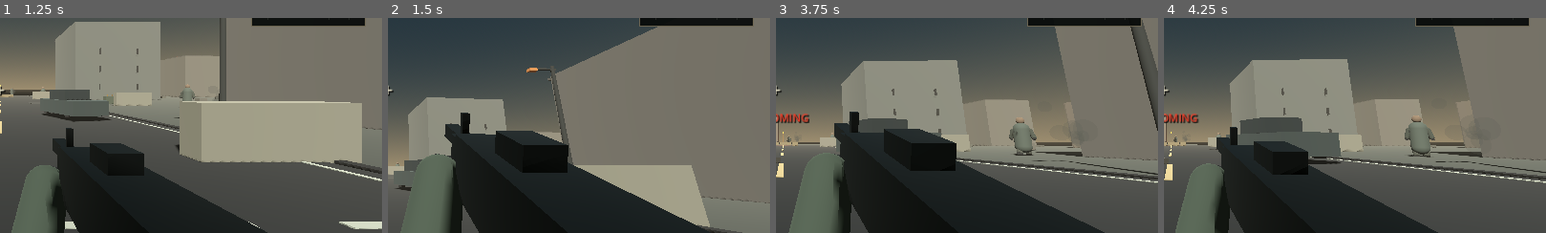
Above: before the commit, frames 1-4 (left to right).
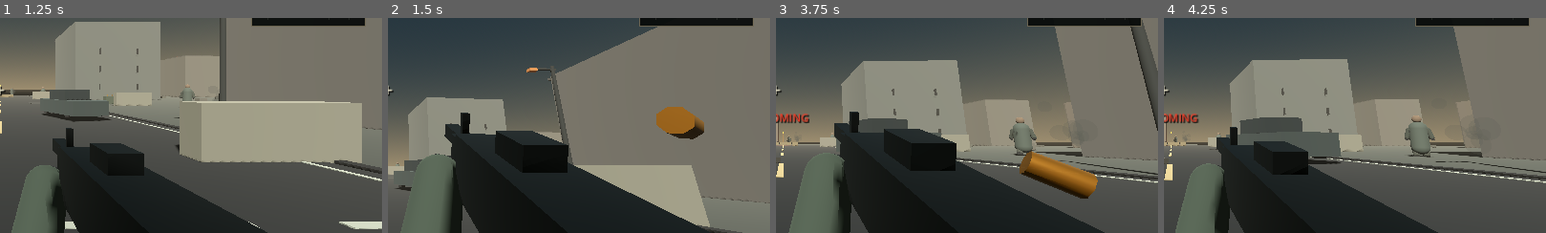
Above: after the commit, the same moments.

Repository: Liladizilla/operation-blackout
Game: Godot game, scene res://scenes/main.tscn
The game is run twice, just before and just after one commit, with the same random seed, the same clock (stepped at 60 frames per second) and the same inputs.
Inputs (mouse positions are % of the whole screen's width and height, from its top left):
- Up to frame 1 (1.25 s): click "DEPLOY / BEGIN OPERATION" at 0.5 s
- Up to frame 2 (1.5 s): tap Enter at 1.25 s; move the mouse to (55, 50) at 1.27 s; hold W (move_forward) from 1.28 s (still down); tap Ctrl (crouch) at 1.35 s; click (55, 50) at 1.42 s
- Up to frame 3 (3.75 s): keep holding W (move_forward); tap Space (jump) at 1.52, 2.27 s; move the mouse to (45, 50) at 2.02 s; tap F (interact) at 2.1 s; move the mouse to (52, 48) at 2.77 s; tap Z (prone) at 2.85 s; move the mouse to (49, 52) at 3.52 s; tap Shift (sprint) at 3.6 s; click (49, 52) at 3.67 s
- Up to frame 4 (4.25 s): keep holding W (move_forward); tap Space (jump) at 3.77 s
The pictures show only the part of the screen within x 50-100%, y 33-83%; the shares and areas given below are measured in that part.

Frame 1 is identical in both runs. In frame 2, 1.4% of the frame differs, in the area x 70-83%, y 41-57%; in frame 3, 2.4%, in the area x 63-85%, y 61-84%; in frame 4, nothing differs.

Commit message:
Add spent casings and bounded bullet impact marks
Eject lightweight brass casings on rifle fire and add capped, fading bullet impact marks on solid surfaces. Include lifetime, collision, placement, and effect-budget regression tests.

Diff:
--- /dev/null
+++ b/scripts/bullet_impact.gd
@@ -0,0 +1,42 @@
+extends MeshInstance3D
+
+const DEFAULT_LIFETIME := 12.0
+
+var lifetime := DEFAULT_LIFETIME
+var initial_lifetime := DEFAULT_LIFETIME
+var impact_color := Color(0.075, 0.068, 0.052, 0.92)
+var impact_material: StandardMaterial3D
+
+func _ready() -> void:
+    add_to_group("bullet_impacts")
+    cast_shadow = GeometryInstance3D.SHADOW_CASTING_SETTING_OFF
+
+func configure(hit_position: Vector3, hit_normal: Vector3) -> void:
+    var normal := hit_normal.normalized() if hit_normal.length_squared() > 0.01 else Vector3.UP
+    var width := randf_range(0.065, 0.11)
+    var mark_mesh := BoxMesh.new()
+    mark_mesh.size = Vector3(width, width * randf_range(0.65, 0.95), 0.008)
+    mesh = mark_mesh
+
+    impact_material = StandardMaterial3D.new()
+    impact_material.shading_mode = BaseMaterial3D.SHADING_MODE_UNSHADED
+    impact_material.transparency = BaseMaterial3D.TRANSPARENCY_ALPHA
+    impact_material.cull_mode = BaseMaterial3D.CULL_DISABLED
+    impact_material.albedo_color = impact_color
+    impact_material.roughness = 1.0
+    material_override = impact_material
+
+    global_position = hit_position + normal * 0.012
+    var up := Vector3.UP
+    if absf(normal.dot(up)) > 0.96:
+        up = Vector3.FORWARD
+    look_at(global_position + normal, up)
+
+func _process(delta: float) -> void:
+    lifetime = maxf(0.0, lifetime - delta)
+    if is_instance_valid(impact_material):
+        var alpha := clampf(lifetime / initial_lifetime, 0.0, 1.0) * impact_color.a
+        impact_material.albedo_color = Color(impact_color.r, impact_color.g, impact_color.b, alpha)
+    if lifetime <= 0.0:
+        remove_from_group("bullet_impacts")
+        queue_free()
--- a/scripts/player.gd
+++ b/scripts/player.gd
@@ -9,6 +9,10 @@
 const MAG_SIZE := 30
 const MAX_STAMINA := 8.0
 const STAMINA_REGEN_DELAY := 1.0
+const SPENT_CASING_SCRIPT = preload("res://scripts/spent_casing.gd")
+const BULLET_IMPACT_SCRIPT = preload("res://scripts/bullet_impact.gd")
+const MAX_SPENT_CASINGS := 8
+const MAX_BULLET_IMPACTS := 12
 const STAMINA_REGEN_RATE := 1.4
 
 var camera_pivot: Node3D
@@ -381,6 +385,7 @@
     if is_instance_valid(active_scene) and active_scene.has_method("report_noise"):
         active_scene.report_noise(global_position, 58.0, "GUNSHOT", self)
     ammo -= 1
+    _spawn_spent_casing()
     fire_cooldown = 0.095
     recoil = 0.055 if ads else 0.09
     weapon_root.rotation.y = randf_range(-0.018, 0.018)
@@ -410,6 +415,8 @@
             var killed: bool = damage_target.take_damage(34.0, hit.get("position", to), headshot)
             if hud and hud.has_method("flash_hitmarker"):
                 hud.flash_hitmarker(killed, headshot)
+        if not confirmed_hit and collider is StaticBody3D:
+            _spawn_bullet_impact(hit.get("position", to), hit.get("normal", Vector3.UP))
         _impact_spark(hit.get("position", to), hit.get("normal", Vector3.UP))
     var scene := get_tree().current_scene
     if is_instance_valid(scene) and scene.has_method("register_shot"):
@@ -421,6 +428,78 @@
     muzzle_flash_timer = 0.045
     if hud and hud.has_method("flash_muzzle"):
         hud.flash_muzzle()
+
+func _spawn_spent_casing() -> void:
+    var active_scene := get_tree().current_scene
+    if not is_instance_valid(active_scene) or not is_instance_valid(weapon_root):
+        return
+    var existing := get_tree().get_nodes_in_group("spent_casings")
+    while existing.size() >= MAX_SPENT_CASINGS:
+        var oldest := existing.pop_front() as Node
+        if is_instance_valid(oldest):
+            oldest.remove_from_group("spent_casings")
+            oldest.queue_free()
+
+    var casing := RigidBody3D.new()
+    casing.name = "SpentCasing"
+    casing.set_script(SPENT_CASING_SCRIPT)
+    casing.mass = 0.018
+    casing.gravity_scale = 1.0
+    casing.linear_damp = 1.4
+    casing.angular_damp = 2.0
+    casing.collision_layer = 0
+    casing.collision_mask = 1
+    var physics_material := PhysicsMaterial.new()
+    physics_material.friction = 0.62
+    physics_material.bounce = 0.12
+    casing.physics_material_override = physics_material
+
+    var casing_mesh := MeshInstance3D.new()
+    casing_mesh.name = "CasingMesh"
+    var cylinder := CylinderMesh.new()
+    cylinder.top_radius = 0.025
+    cylinder.bottom_radius = 0.025
+    cylinder.height = 0.09
+    cylinder.radial_segments = 8
+    casing_mesh.mesh = cylinder
+    casing_mesh.rotation.z = PI * 0.5
+    var brass := StandardMaterial3D.new()
+    brass.albedo_color = Color(0.58, 0.39, 0.13, 1.0)
+    brass.metallic = 0.72
+    brass.roughness = 0.36
+    brass.transparency = BaseMaterial3D.TRANSPARENCY_ALPHA
+    casing_mesh.material_override = brass
+    casing.add_child(casing_mesh)
+
+    var collision := CollisionShape3D.new()
+    collision.name = "CollisionShape3D"
+    var casing_shape := CylinderShape3D.new()
+    casing_shape.radius = 0.025
+    casing_shape.height = 0.09
+    collision.shape = casing_shape
+    collision.rotation.z = PI * 0.5
+    casing.add_child(collision)
+
+    active_scene.add_child(casing)
+    casing.global_position = weapon_root.global_transform * Vector3(0.18, 0.04, 0.0)
+    casing.linear_velocity = camera.global_transform.basis.x * randf_range(1.2, 2.1) + Vector3.UP * randf_range(0.8, 1.6) + (-camera.global_transform.basis.z) * randf_range(-0.4, 0.4)
+    casing.angular_velocity = Vector3(randf_range(-18.0, 18.0), randf_range(-18.0, 18.0), randf_range(-18.0, 18.0))
+
+func _spawn_bullet_impact(pos: Vector3, normal: Vector3) -> void:
+    var active_scene := get_tree().current_scene
+    if not is_instance_valid(active_scene):
+        return
+    var existing := get_tree().get_nodes_in_group("bullet_impacts")
+    while existing.size() >= MAX_BULLET_IMPACTS:
+        var oldest := existing.pop_front() as Node
+        if is_instance_valid(oldest):
+            oldest.remove_from_group("bullet_impacts")
+            oldest.queue_free()
+    var mark := MeshInstance3D.new()
+    mark.name = "BulletImpactMark"
+    mark.set_script(BULLET_IMPACT_SCRIPT)
+    active_scene.add_child(mark)
+    mark.call("configure", pos, normal)
 
 func _impact_spark(pos: Vector3, normal: Vector3) -> void:
     var marker := MeshInstance3D.new()
--- /dev/null
+++ b/scripts/spent_casing.gd
@@ -0,0 +1,23 @@
+extends RigidBody3D
+
+const DEFAULT_LIFETIME := 3.2
+
+var lifetime := DEFAULT_LIFETIME
+var initial_lifetime := DEFAULT_LIFETIME
+var casing_material: StandardMaterial3D
+
+func _ready() -> void:
+    add_to_group("spent_casings")
+    var mesh_node := get_node_or_null("CasingMesh") as MeshInstance3D
+    if is_instance_valid(mesh_node):
+        casing_material = mesh_node.material_override as StandardMaterial3D
+
+func _process(delta: float) -> void:
+    lifetime = maxf(0.0, lifetime - delta)
+    if is_instance_valid(casing_material):
+        var alpha := clampf(lifetime / initial_lifetime, 0.0, 1.0)
+        var current := casing_material.albedo_color
+        casing_material.albedo_color = Color(current.r, current.g, current.b, alpha)
+    if lifetime <= 0.0:
+        remove_from_group("spent_casings")
+        queue_free()
--- /dev/null
+++ b/tests/test_weapon_impacts.gd
@@ -0,0 +1,93 @@
+extends SceneTree
+
+var failed := false
+var passed := 0
+
+func _initialize() -> void:
+    call_deferred("_run_tests")
+
+func _check(condition: bool, message: String) -> void:
+    if condition:
+        passed += 1
+        print("PASS: ", message)
+    else:
+        failed = true
+        push_error("FAIL: " + message)
+
+func _run_tests() -> void:
+    var packed := load("res://scenes/main.tscn") as PackedScene
+    _check(packed != null, "main scene loads for weapon impact tests")
+    if packed == null:
+        quit(1)
+        return
+
+    var scene := packed.instantiate()
+    root.add_child(scene)
+    current_scene = scene
+    await process_frame
+    if scene.hud.is_briefing_open():
+        scene.hud.dismiss_briefing()
+    await physics_frame
+
+    var player: Node = scene.get_node("Player")
+    player.set_physics_process(false)
+    for enemy in scene.enemies:
+        enemy.set_physics_process(false)
+    player.rotation.y = 0.0
+    player.camera_pivot.rotation = Vector3.ZERO
+    player.pitch = 0.0
+
+    var wall := StaticBody3D.new()
+    wall.name = "ImpactTestWall"
+    var wall_collision := CollisionShape3D.new()
+    var wall_shape := BoxShape3D.new()
+    wall_shape.size = Vector3(4.0, 4.0, 0.2)
+    wall_collision.shape = wall_shape
+    wall.add_child(wall_collision)
+    scene.add_child(wall)
+    wall.global_position = player.camera.global_position + (-player.camera.global_transform.basis.z * 8.0)
+    await physics_frame
+
+    player.ammo = 30
+    player.fire_cooldown = 0.0
+    player.is_reloading = false
+    player._fire()
+    await physics_frame
+
+    _check(player.ammo == 29, "firing still consumes exactly one round")
+    var casings: Array = get_nodes_in_group("spent_casings")
+    var impacts: Array = get_nodes_in_group("bullet_impacts")
+    _check(casings.size() == 1, "a fired round ejects one spent casing")
+    _check(impacts.size() == 1, "a hit on solid world geometry creates an impact mark")
+
+    if not casings.is_empty():
+        var casing := casings[0] as RigidBody3D
+        _check(casing.get_node_or_null("CasingMesh") is MeshInstance3D, "spent casing uses a visible lightweight cylinder")
+        _check(casing.get_node_or_null("CollisionShape3D") is CollisionShape3D, "spent casing can collide with the world")
+        _check(casing.linear_velocity.length() > 0.1, "spent casing receives an ejection impulse")
+        _check(casing.collision_layer == 0 and casing.collision_mask == 1, "casing physics is restricted to world collision")
+    if not impacts.is_empty():
+        var impact := impacts[0] as MeshInstance3D
+        _check(impact.mesh is BoxMesh, "impact mark uses a thin box mesh")
+        _check((impact.mesh as BoxMesh).size.z < 0.02, "impact mark is thin enough to sit against a surface")
+        _check(impact.get_node_or_null("CollisionShape3D") == null, "impact mark adds no invisible collision")
+        _check(is_instance_valid(impact.material_override as StandardMaterial3D), "impact mark has its own surface material")
+
+    for index in range(15):
+        player._spawn_bullet_impact(Vector3(float(index), 1.0, -2.0), Vector3.UP)
+    _check(get_nodes_in_group("bullet_impacts").size() <= 12, "impact mark count stays within the visual budget")
+
+    for index in range(12):
+        player._spawn_spent_casing()
+    _check(get_nodes_in_group("spent_casings").size() <= 8, "spent casing count stays bounded during sustained fire")
+
+    var expiring_casing: Node = get_nodes_in_group("spent_casings")[0]
+    expiring_casing.call("_process", 4.0)
+    var expiring_impact: Node = get_nodes_in_group("bullet_impacts")[0]
+    expiring_impact.call("_process", 13.0)
+    await process_frame
+    _check(not is_instance_valid(expiring_casing), "spent casings self-clean after their short lifetime")
+    _check(not is_instance_valid(expiring_impact), "impact marks self-clean after fading")
+
+    print("WEAPON IMPACT RESULT: ", passed, " checks passed; failed=", failed)
+    quit(1 if failed else 0)
Not shown, changed: .github/workflows/godot-smoke-test.yml
Not shown, changed: README.md
